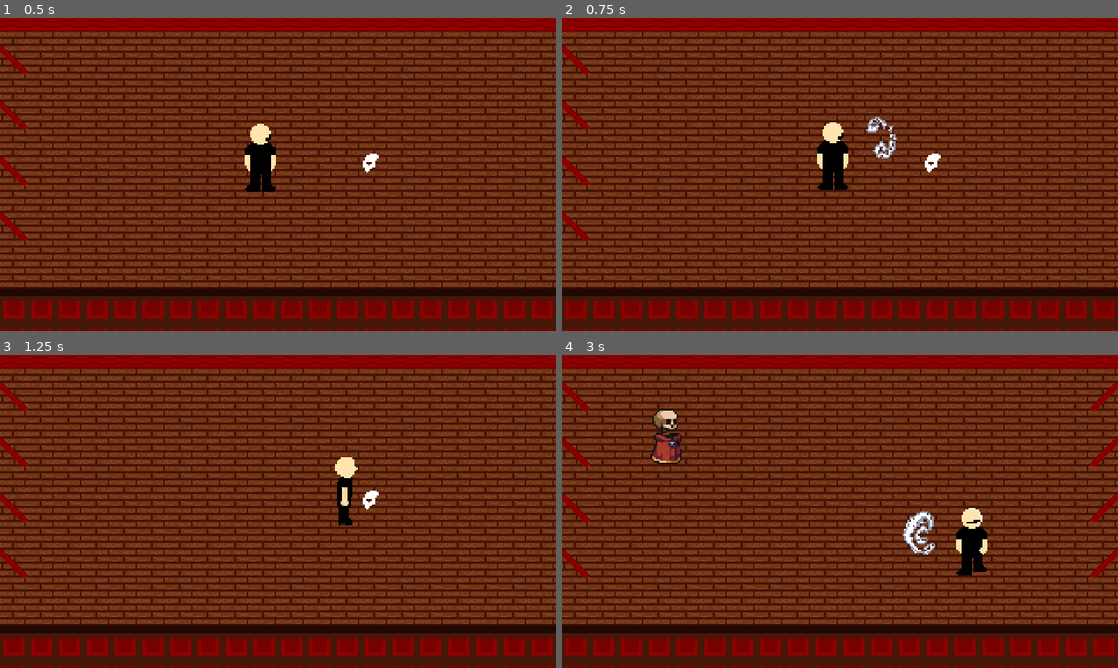
Above: before the commit, frames 1-4 (two rows, left to right).
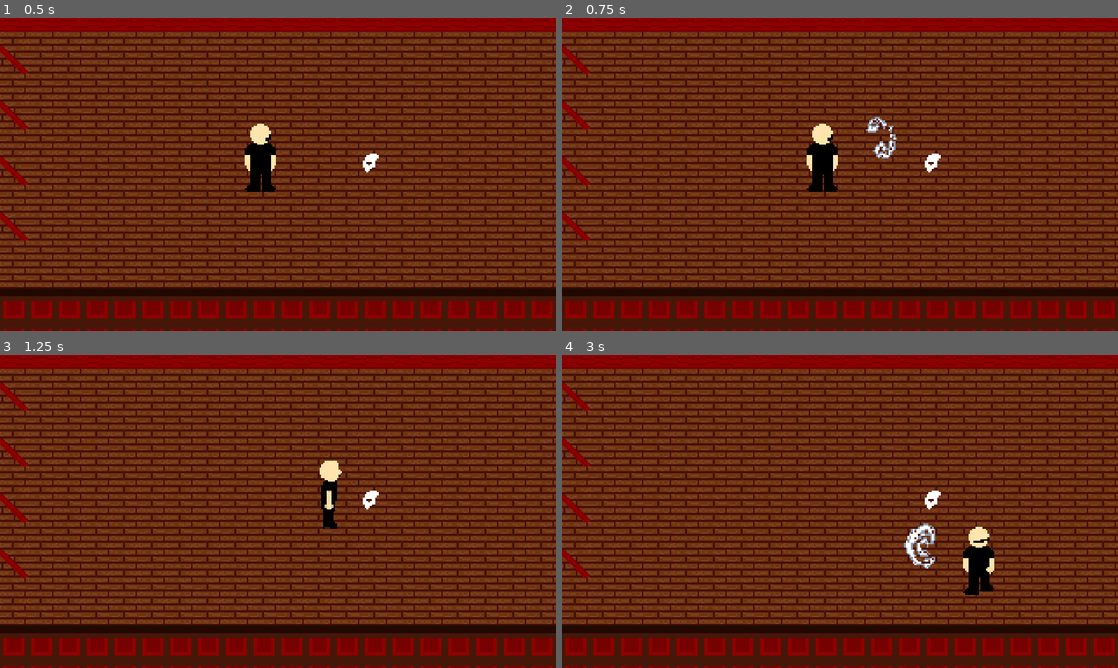
Above: after the commit, the same moments.

Repository: therritt/theater_game_v1
Game: Godot game, scene res://scenes/world.tscn
Two runs of this game, one before a commit and one after it. Both use one fixed random seed, a clock stepped at 60 frames per second and the inputs below.
Inputs (mouse positions are in pixels of both pictures, inside the frame that each line leads up to):
- Up to frame 1 (0.5 s): no input
- Up to frame 2 (0.75 s): tap Enter at 0.5 s; move the mouse to (962, 158) at 0.52 s; press the mouse at (962, 158) at 0.53 s; hold D (right) from 0.53 s (still down)
- Up to frame 3 (1.25 s): keep holding D (right)
- Up to frame 4 (3 s): move the mouse to (728, 527) at 1.27 s; release D (right) at 1.28 s; release the mouse at (728, 527) at 1.28 s; hold S (down) 1.28-2.03 s; click (728, 527) at 1.35 s; move the mouse to (895, 442) at 2.02 s; press the mouse at (895, 442) at 2.03 s; hold D (right) 2.03-2.78 s; move the mouse to (812, 574) at 2.77 s; release the mouse at (812, 574) at 2.78 s; hold W (up) from 2.78 s (still down); click (812, 574) at 2.85 s

Frame 1 is identical in both runs. In frame 2, 0.9% of the frame differs, in the area x 44-52%, y 33-56%; in frame 3, 1.1%; in frame 4, 3.1%, in the area x 15-100%, y 8-77%.

Commit message:
updated sprites

Diff:
--- a/scripts/states/character_states/player_states/attack_state.gd
+++ b/scripts/states/character_states/player_states/attack_state.gd
@@ -10,8 +10,9 @@
 	attack.done.connect(_on_animation_finished)
 
 func physics_update(delta: float) -> void:
-	player.velocity = attack_dir * player.speed * 0.3
-	player.move_and_slide()
+	#player.velocity = attack_dir * player.speed * 0.3
+	#player.move_and_slide()
+	pass
 
 func _on_animation_finished():
 	if player.is_moving():
Binary file changed: art/Gameover.png
Binary file changed: art/characters/floaty_head/Death-Sheet.png
Binary file changed: art/characters/floaty_head/Idle-Sheet.png
Binary file changed: art/characters/floaty_head/Run-Sheet.png
Not shown, changed: export_presets.cfg
